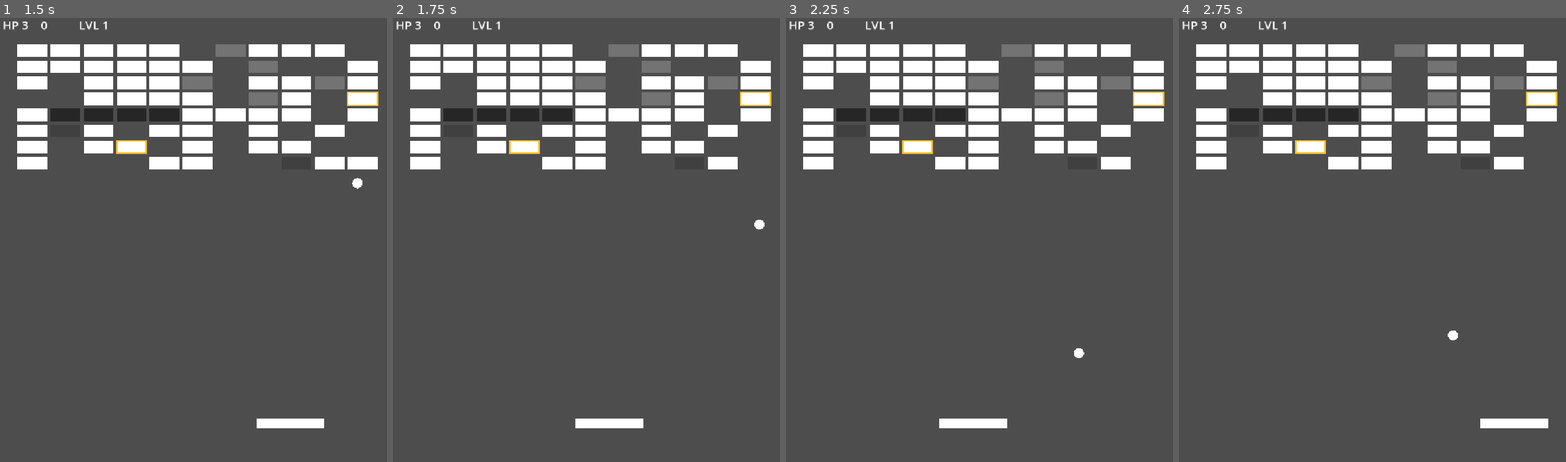
Above: before the commit, frames 1-4 (left to right).
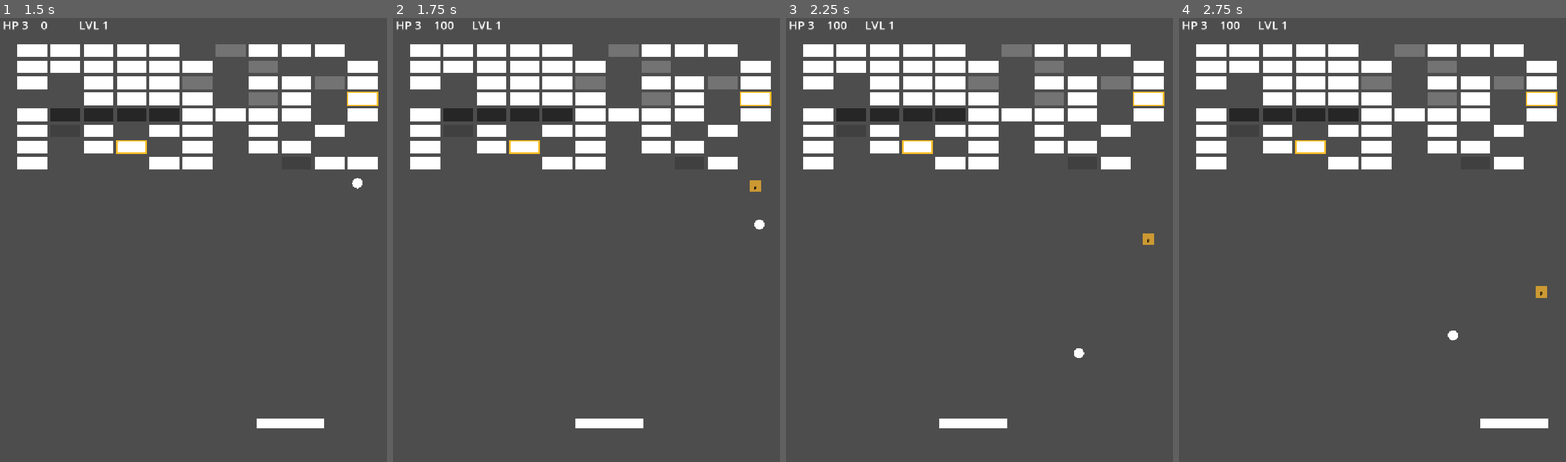
Above: after the commit, the same moments.

Repository: Ardarik421/arkanoid
Game: Godot game, scene res://scenes/main.tscn
Two runs of this game, one before a commit and one after it. Both use one fixed random seed, a clock stepped at 60 frames per second and the inputs below. The project has no main scene, so this scene is started directly.
Inputs (mouse positions are in pixels of both pictures, inside the frame that each line leads up to):
- Up to frame 1 (1.5 s): tap Enter at 0.5 s; move the mouse to (286, 213) at 0.52 s; hold D (move_right) 0.53-1.28 s; tap Space (launch_ball) at 0.6, 1.35 s; move the mouse to (116, 257) at 1.27 s; hold A (move_left) from 1.28 s (still down)
- Up to frame 2 (1.75 s): keep holding A (move_left)
- Up to frame 3 (2.25 s): move the mouse to (1025, 137) at 2.02 s; release A (move_left) at 2.03 s; hold D (move_right) from 2.03 s (still down); tap Space (launch_ball) at 2.1 s
- Up to frame 4 (2.75 s): keep holding D (move_right)

Frame 1 is identical in both runs. In frame 2, 0.1% of the frame differs, in the area x 10-96%, y 0-40%; in frame 3, 0.1%; in frame 4, 0.1%, in the area x 10-96%, y 0-64%.

Commit message:
Исправить передачу типа гарантированного бонуса

Diff:
--- a/scenes/brick.gd
+++ b/scenes/brick.gd
@@ -1,6 +1,6 @@
 extends StaticBody2D
 
-signal destroyed(points: int, brick_position: Vector2, guaranteed_bonus: bool)
+signal destroyed(points: int, brick_position: Vector2, guaranteed_bonus: bool, powerful_bonus: bool)
 signal exploded(brick_position: Vector2)
 
 @export var width: float = 70.0
@@ -115,7 +115,7 @@
 	if health <= 0:
 		is_destroyed = true
 		prepare_bonus_drop()
-		destroyed.emit(points, global_position, guaranteed_bonus)
+		destroyed.emit(points, global_position, guaranteed_bonus, powerful_bonus)
 
 		if explosive_hit:
 			exploded.emit(global_position)
@@ -130,7 +130,7 @@
 
 	is_destroyed = true
 	prepare_bonus_drop()
-	destroyed.emit(points, global_position, guaranteed_bonus)
+	destroyed.emit(points, global_position, guaranteed_bonus, powerful_bonus)
 
 	if explosive_hit:
 		exploded.emit(global_position)
